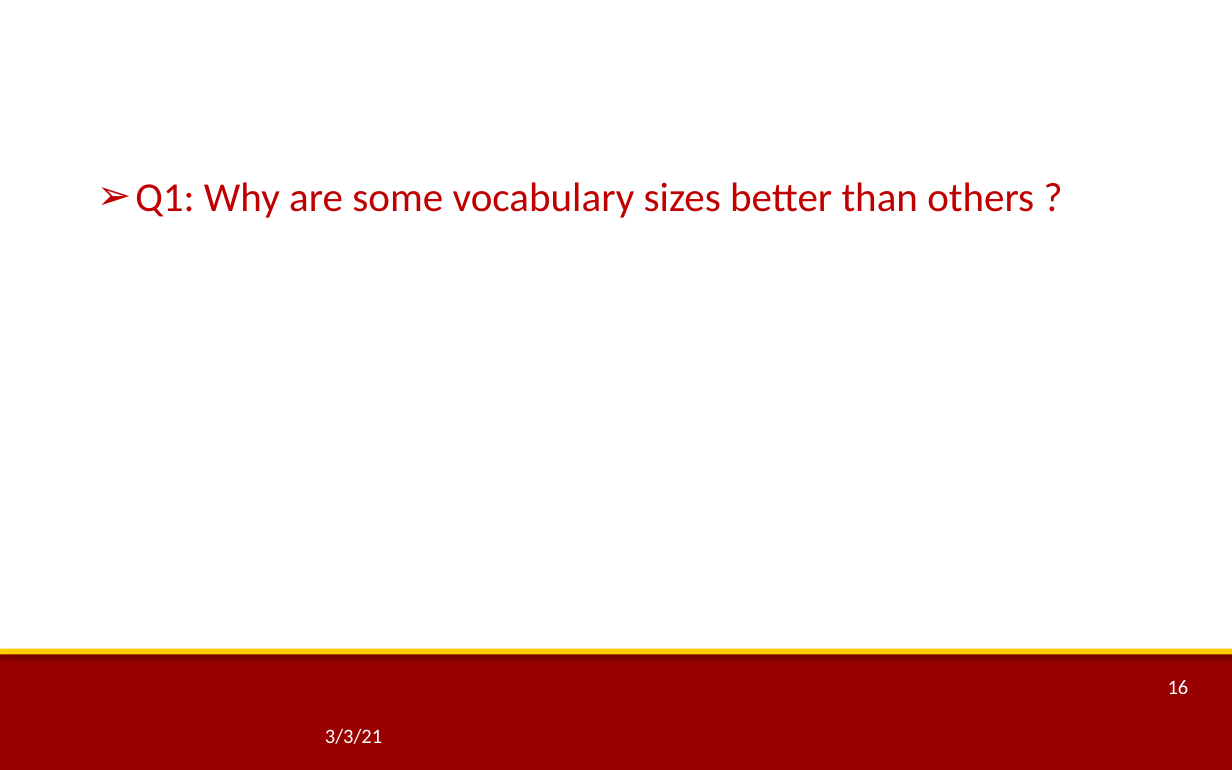
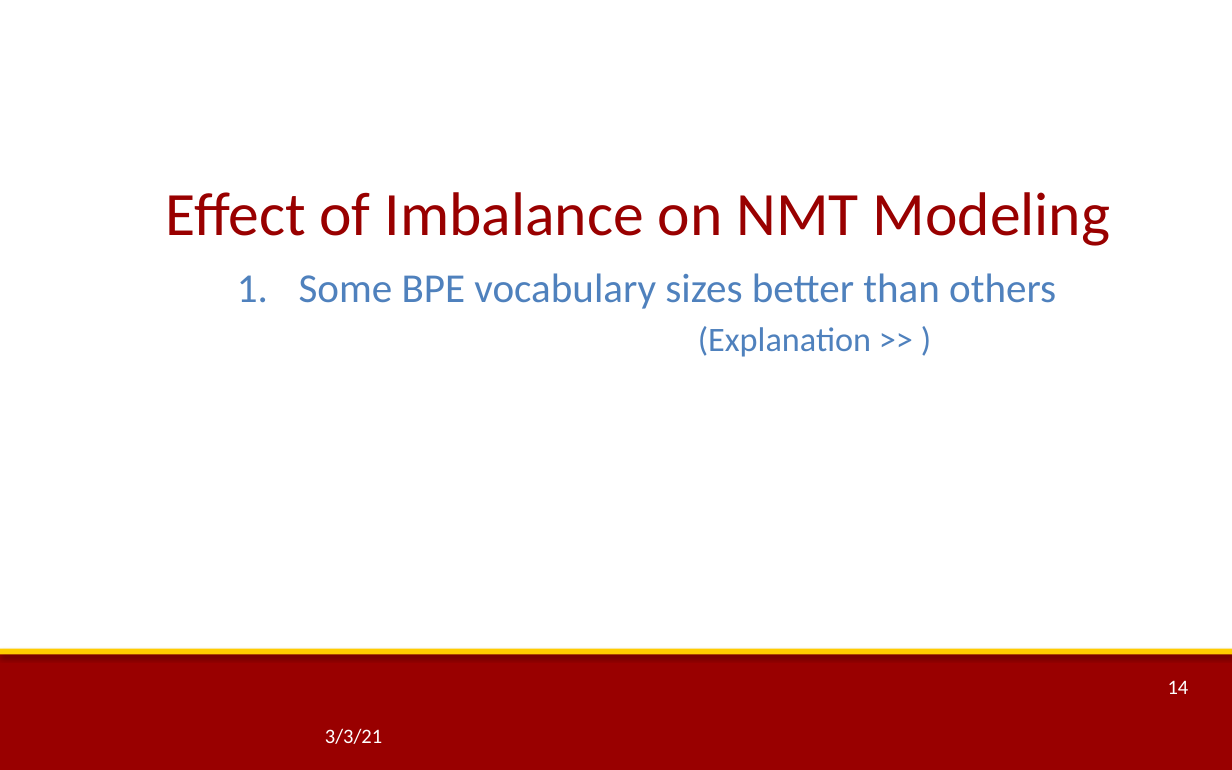
Before and after one commit to thammegowda/phd, a slide deck: slide 14 of quals-ppt/rev2-NMT-with-Imbalanced-Classes.pptx (slide 16 before the commit). Drawn at 1232x770 pixels with LibreOffice and Linux fonts; fonts in the diff are those of the drawing; background and template pictures are left out. Boxes give left, top, right and bottom in pixels: in the first picture for what was removed or moved away, otherwise in the second. Text is boxed around its words. In the diff, an @@ line names an element or a change of style, - is before the commit and + after.

```diff
--- a/quals-ppt/rev2-NMT-with-Imbalanced-Classes.pptx
+++ b/quals-ppt/rev2-NMT-with-Imbalanced-Classes.pptx
@@ text added at (166, 192, 1111, 246), 36 pt, text #990000 @@
+Effect of Imbalance on NMT Modeling
@@ text at (299, 273, 1056, 357): text changed; text colour #C00000 to #4F81BD @@
-➢ Q1: Why are some vocabulary sizes better than others ?
+1. Some BPE vocabulary sizes better than others
+   (Explanation >> )
@@ page number at (1168, 680, 1189, 694): text changed @@
-16
+14
```
Also in this commit, not shown: 21 other slides changed, 3 slides added, 2 slides removed, 3 other files.
